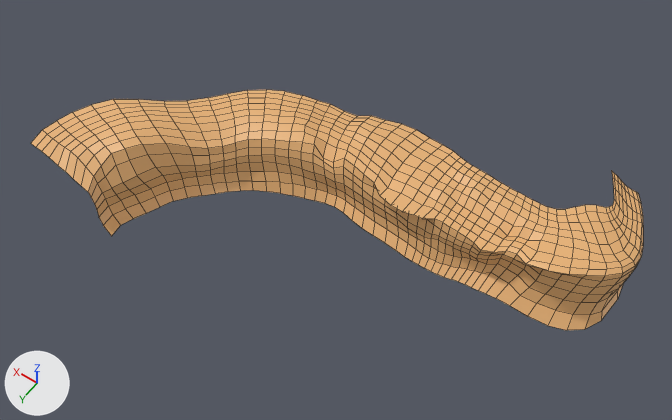
The FBX model Summer2025-Study1/Assets/Terrain/models/cliff_end.fbx, before and after one commit.
Camera for both pictures: a 50 mm camera at (-40.7, 88.1, 137.2) aimed at (24.4, -3.0, -6.0). The axes (+X, +Y, +Z) are drawn at lower left. The lights are the same throughout. The older version comes first. Mesh edges are drawn as thin lines.

Before the edit, the objects in view are built like this:
```python
me_plane_001 = bpy.data.meshes.new('Plane.001')
me_plane_001.from_pydata(...)  # 765 vertices, 700 faces; spans x -29.3..78.6, y -36.5..24.6, z -12.1..4.0
me_plane_001.materials.append(mat_rock)  # beige #e7b275
# before: 4 (0.6, -8.1, -0.2) at pixel (457, 231), 12 (4.0, -8.4, -0.2) at pixel (442, 222), 15 (-3.1, -7.7, -0.2) at pixel (473, 242), 25 (-1.2, -8.1, -0.2) at pixel (465, 236), 26 (2.3, -8.3, -0.2) at pixel (449, 227)
# before: 70 (0.8, -11.8, -0.2) at pixel (466, 218), 74 (4.2, -11.9, -0.2) at pixel (451, 209), 75 (-3.0, -11.5, -0.2) at pixel (483, 229), 80 (-1.0, -11.6, -0.2) at pixel (474, 223), 81 (2.6, -11.9, -0.2) at pixel (458, 213)
# before: 87 (0.7, -9.8, -0.2) at pixel (461, 225), 91 (4.0, -10.1, -0.2) at pixel (447, 216), 92 (-3.1, -9.5, -0.2) at pixel (478, 236), 97 (-1.2, -9.6, -0.2) at pixel (470, 230), 98 (2.4, -9.9, -0.2) at pixel (454, 220)
# before: 103 (1.0, -13.7, -0.2) at pixel (471, 211), 107 (4.3, -13.9, -0.2) at pixel (456, 202), 108 (-3.0, -13.4, -0.2) at pixel (488, 222), 113 (-0.9, -13.5, -0.2) at pixel (479, 216), 114 (2.7, -13.8, -0.2) at pixel (463, 207)
ob_cliff_end = bpy.data.objects.new('cliff end', me_plane_001)
ob_cliff_end.location = (0.0, 0.0, 0.0)
```
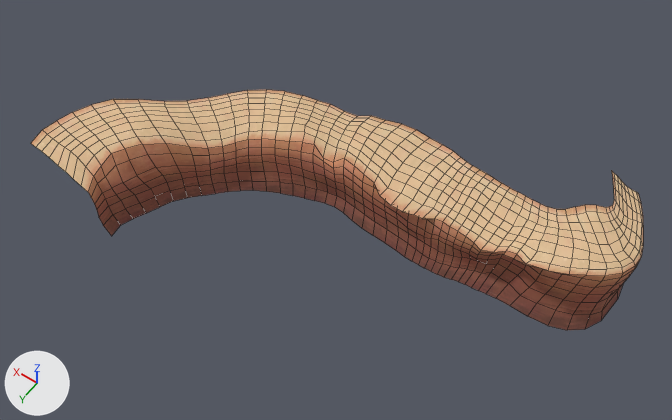
Diff of the bpy script that builds the scene:
```diff
--- a/Summer2025-Study1/Assets/Terrain/models/cliff_end.fbx.py
+++ b/Summer2025-Study1/Assets/Terrain/models/cliff_end.fbx.py
@@ img_rock_tile_1_png @@
+img_rock_tile_1_png = load_image('rock_tile_1.png', '../textures/rock_tile_1.png', 4096, 4096, 'sRGB')
@@ mat_cliff_end_texture @@
+mat_cliff_end_texture = principled_material('cliff end_texture')
+mat_cliff_end_texture.texture = img_rock_tile_1_png
+mat_cliff_end_texture.roughness = 1.0
@@ me_plane_001 @@
 me_plane_001.from_pydata(...)  # 765 vertices, 700 faces; spans x -29.3..78.6, y -36.5..24.6, z -12.1..4.0
 # used by ob_cliff_end; location = (0.0, 0.0, 0.0)
-me_plane_001.vertices[104].co = (-7.2, -13.1, -0.8)  # pixel (507, 235)
-me_plane_001.vertices[109].co = (-11.0, -13.3, 0.6)  # pixel (527, 240)
-me_plane_001.vertices[111].co = (-9.1, -13.1, 0.4)  # pixel (517, 236)
-me_plane_001.materials.append(mat_rock)  # beige #e7b275
+# me_plane_001 part 1
+for i in [12, 70, 74, 75, 80, 81, 91, 107, 108]: me_plane_001.vertices[i].co += Vector((0.0, 0.0, 0.2))
+for i in [4, 15, 25, 26, 87, 92, 97, 98]: me_plane_001.vertices[i].co += Vector((0.0, 0.0, 0.1))
+for i in [103, 113, 114]: me_plane_001.vertices[i].co += Vector((0.0, 0.0, 0.7))
+me_plane_001.vertices[104].co = (-7.2, -13.1, 0.2)  # pixel (508, 232)
+me_plane_001.vertices[109].co = (-11.0, -13.3, 1.1)  # pixel (528, 238)
+me_plane_001.vertices[111].co = (-9.1, -13.1, 0.9)  # pixel (518, 235)
+# me_plane_001 part 2: texture (UV) coordinates of 700 of 700 faces, centred in x -29.2..77.5, y -35.7..23.0, z -11.3..3.9, changed; they spanned u 0.0..1.0, v 0.0..22.98 and now span u -2.52..3.45, v 0.02..0.99
+me_plane_001.materials.append(mat_cliff_end_texture)  # picture img_rock_tile_1_png
```

Boxes [x1, y1, x2, y2] around the edits, measured in the pictures (672 x 420 px; the box of a moved part takes in the faces that stretch with it):
'cliff end', recoloured, reshaped, surface changed
    both: [31, 90, 643, 330]
part 1 of me_plane_001, moved or reshaped
    both: [434, 190, 544, 252]
part 2 of me_plane_001, surface changed
    both: [31, 90, 643, 330]
